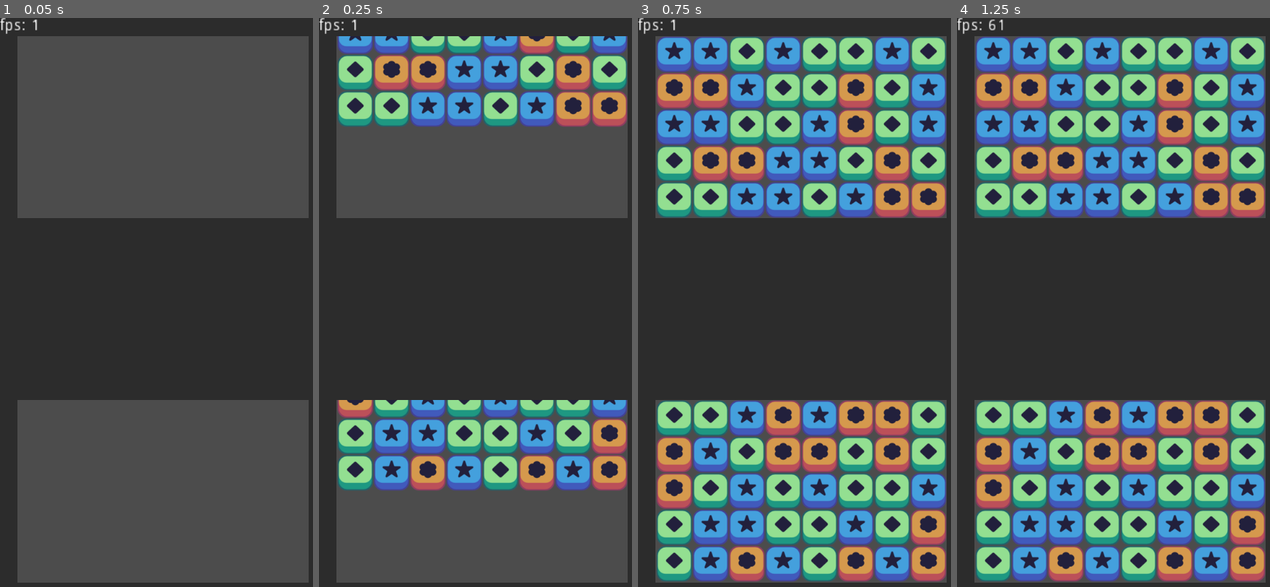
Above: before the commit, frames 1-4 (left to right).
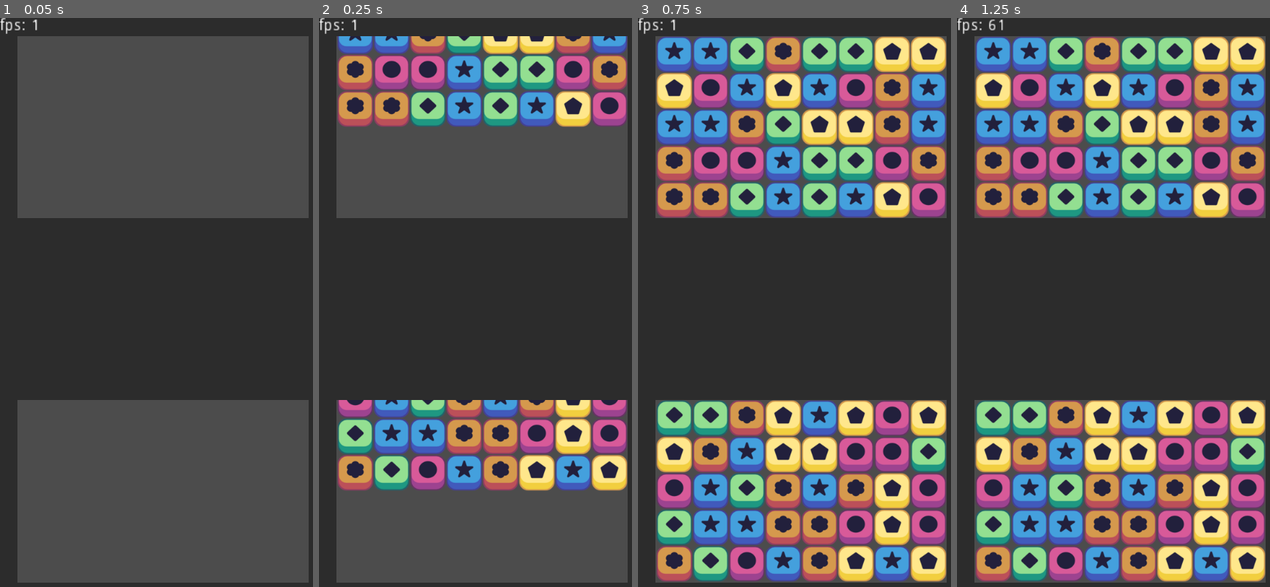
Above: after the commit, the same moments.

Repository: ruifr5/Project-Match-3
Game: Godot game, scene res://scenes/game_window.tscn
Two runs of this game, one before a commit and one after it. Both use one fixed random seed, a clock stepped at 60 frames per second and the inputs below.
Inputs (mouse positions are in pixels of both pictures, inside the frame that each line leads up to):
- Up to frame 1 (0.05 s): no input
- Up to frame 2 (0.25 s): no input
- Up to frame 3 (0.75 s): move the mouse to (872, 279) at 0.52 s
- Up to frame 4 (1.25 s): no input

Frame 1 is identical in both runs. In frame 2, 17% of the frame differs, in the area x 5-99%, y 3-84%; in frame 3, 32%, in the area x 5-99%, y 3-100%; in frame 4, 32%.

Commit message:
attempt to balance the number of each piece, minor highlight fix

Diff:
--- a/scripts/grid.gd
+++ b/scripts/grid.gd
@@ -16,12 +16,15 @@
 	preload("res://scenes/pieces/blue_piece.tscn"),
 	preload("res://scenes/pieces/green_piece.tscn"),
 	preload("res://scenes/pieces/orange_piece.tscn"),
-#	preload("res://scenes/pieces/yellow_piece.tscn"),
-#	preload("res://scenes/pieces/pink_piece.tscn"),
+	preload("res://scenes/pieces/yellow_piece.tscn"),
+	preload("res://scenes/pieces/pink_piece.tscn"),
 ]
 
 # piece array
 var all_pieces
+
+# count of how many of each piece there is, { color : count }
+var piece_count_dict =  {}
 
 # touch variables
 var touch_down = Vector2(0,0)
@@ -36,6 +39,7 @@
 # Called when the node enters the scene tree for the first time.
 func _ready():
 	randomize()
+	init_piece_count_array()
 	all_pieces = make_2d_array()
 	spawn_pieces()
 
@@ -59,6 +63,13 @@
 		move_pieces(movement_start_grid_position, new_direction)
 		old_movement_direction = new_direction
 		highlight_matches()
+
+
+func init_piece_count_array():
+	for type in possible_pieces:
+		var piece = type.instance()
+		piece_count_dict[piece.color] = 0
+		piece.queue_free()
 
 
 # todo: criaçao continua de arrays, percorre 2 vezes o array todo, é cópia do find_matches, optimizar
@@ -104,6 +115,18 @@
 	return array
 
 
+func get_lowest_count_piece_idx():
+	var to_return
+	var lowest_count = INF
+	var idx = 0
+	for key in piece_count_dict.keys():
+		if piece_count_dict[key] < lowest_count:
+			lowest_count = piece_count_dict[key]
+			to_return = idx
+		idx += 1
+	return to_return
+
+
 func spawn_pieces():
 	for x in width:
 		var empty_slots_above = 0
@@ -116,10 +139,12 @@
 	#			instanciate that piece from the array
 				var piece = possible_pieces[rand].instance()
 	#			remove starting matches
-				var new_piece_id = 0
-				while match_at(x,y,piece.color) && new_piece_id < possible_pieces.size():
+				var new_piece_id = get_lowest_count_piece_idx()
+				var count = 0
+				while match_at(x,y,piece.color) && count < possible_pieces.size():
 					piece = possible_pieces[new_piece_id].instance()
-					new_piece_id += 1
+					new_piece_id = 0 if new_piece_id >= possible_pieces.size() else new_piece_id + 1
+					count += 1
 	#			set wrap area information
 				piece.get_node("SpriteScreenWrap").wrapArea = wrap_area
 #				count empty slots above to determine the spawn offset for each piece
@@ -131,6 +156,7 @@
 				piece.position = grid_to_pixel(Vector2(x, height + spawn_offset))
 				add_child(piece)
 				all_pieces[x][y] = piece
+				piece_count_dict[piece.color] += 1
 #				increment spawn offset
 				if spawn_offset < empty_slots_above:
 					spawn_offset += 1
@@ -244,6 +270,7 @@
 		if !find_matches():
 			all_pieces = grid_backup
 		reset_pieces_pixel_position()
+		highlight_matches()
 
 
 func move_pieces(position, direction):
@@ -342,7 +369,11 @@
 	yield(get_tree().create_timer(destroy_timer), "timeout")
 	for x in width:
 		for y in height:
-			if all_pieces[x][y] && all_pieces[x][y].matched:
+			var piece = all_pieces[x][y]
+			if piece && piece.matched:
+#				decrement count
+				piece_count_dict[piece.color] -= 1
+#				destroy piece
 				all_pieces[x][y].queue_free()
 				all_pieces[x][y] = null
 	collapse_columns()
